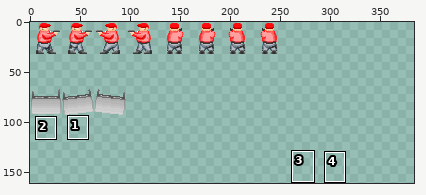
Sprite sheet, stored at data/art/MOB_TILESET.png. Above: a wide view before the commit, with the close-up outlined.
Close-up. As it was:
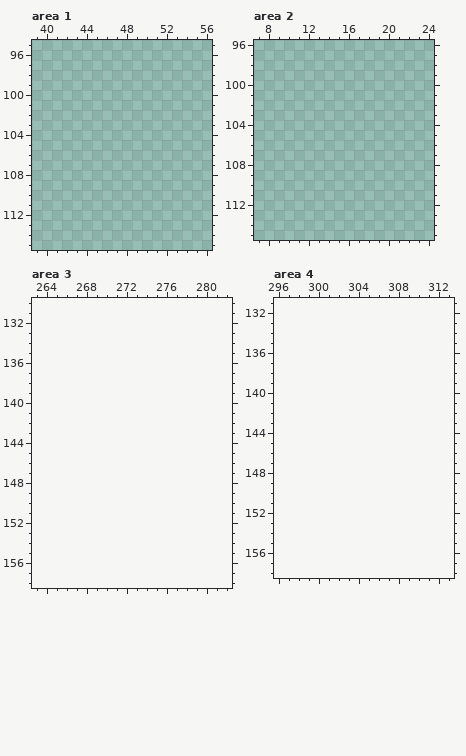
The file is 256x256 pixels. Pixels under 10% opacity are left out. Colours within 5 levels of each other are drawn and written as one. Shown: area 1: x 39..56, y 95..115; area 2: x 7..24, y 96..115; area 3: x 263..282, y 130..158; area 4: x 296..313, y 131..158. The old version is drawn lined up with the new one, on the new canvas. The wide view leaves out empty margins. The commit also changed other parts of the picture, which this record leaves out.
The same view after the edit:
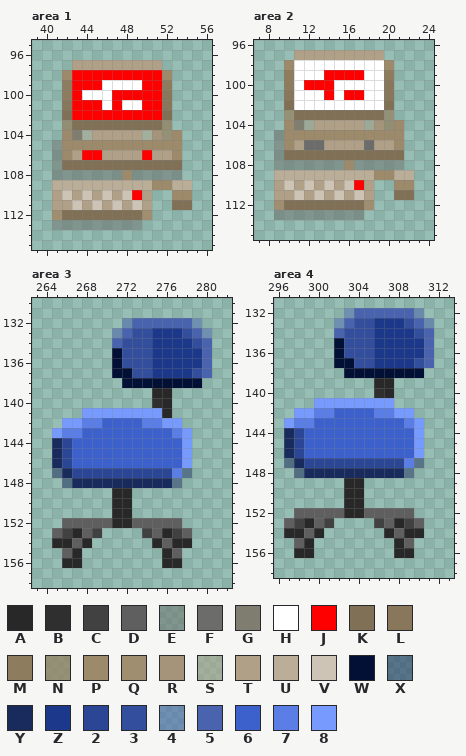
Palette (. is transparent): A #282828  B #2f2f2f  C #414141  D #5f5f5f  E #6c6c6b80  F #6c6c6b  G #7d7568e0  H #ffffff  J #ff0000  K #807056  L #88775b  M #8e7c5f  N #948263c0  P #9c8a6b  Q #a08e71  R #a59479  S #afa08780  T #afa087  U #bbae99  V #cdc4b5  W #021035  X #192b5d80  Y #192b5d  Z #1c388a  2 #2a4695  3 #334e9c  4 #4963af80  5 #4963af  6 #3c61cd  7 #5a7ee6  8 #779aff
What changed:
canvas 256x256 -> 384x256
Changed rows in their new state; - is an unchanged pixel.
Area 1:
first column x 41:
 97 --TTTTTTTTT---
 98 -PJJJJJJJJJP--
 99 -MJJJHHHHJJM--
100 -MJHHHJJJJJL--
101 -LJJJHJHHJJL--
102 -KJJJJJJJJJK--
103 -NKKKKKKKKKN--
104 -PGSTTTTTSRNP-
105 EPPPPPPPPPPPP-
106 EPTJJTTTTJTTP-
107 EKKKKKKKKKKKK-
108 EEEEEEEPEEEEE-
109 UUUUUUUUUUPPUU
110 TVTVTVTVJT--PP
111 TTVTVTVTVT--KK
112 QKKKKKKKKQ----
113 EEEEEEEEE-----
Area 2:
first column x 9:
 97 --TTTTTTTTT---
 98 -PHHHHHHHHHP--
 99 -MHHHJJJJHHM--
100 -MHJJJHHHHHL--
101 -LHHHJHJJHHL--
102 -KHHHHHHHHHK--
103 -NKKKKKKKKKN--
104 -PGSTTTTTSRNP-
105 EPPPPPPPPPPPP-
106 EPTFFTTTTFTTP-
107 EKKKKKKKKKKKK-
108 EEEEEEEPEEEEE-
109 UUUUUUUUUUPPUU
110 TVTVTVTVJT--PP
111 TTVTVTVTVT--KK
112 QKKKKKKKKQ----
113 EEEEEEEEE-----
Area 3:
first column x 265:
132 -------45555554-
133 ------4533ZZZ354
134 ------5333ZZZZ35
135 ------W333ZZZZZ5
136 ------W333ZZZZZ5
137 ------WW33ZZZZ35
138 -------WWWWWWWW-
139 ----------AA----
140 ----------BA----
141 ---88888888A----
142 -887766667788---
143 87766666666678--
144 Y2666666666668--
145 Y2666666666668--
146 Y2666666666668--
147 XY22222222227X--
148 -XYYYYYYYYYYX---
149 ------AA--------
150 ------AA--------
151 ------AA--------
152 -DDDDDAADDDDD---
153 DCADC----CDACD--
154 AADA------ADAA--
155 -DA--------AD---
156 -AA--------AA---
Area 4:
first column x 297:
132 ------45555554-
133 -----4533ZZZ354
134 -----5333ZZZZ35
135 -----W333ZZZZZ5
136 -----W333ZZZZZ5
137 -----WW33ZZZZ35
138 ------WWWWWWWW-
139 ---------AA----
140 ---------BA----
141 ---88888888----
142 -887766667788--
143 87766666666678-
144 Y2666666666668-
145 Y2666666666668-
146 Y2666666666668-
147 XY22222222227X-
148 -XYYYYYYYYYYX--
149 ------AA-------
150 ------AA-------
151 ------AA-------
152 -DDDDDAADDDDD--
153 DCADC----CDACD-
154 AADA------ADAA-
155 -DA--------AD--
156 -AA--------AA--
Where, in picture pixels (left, top, right, bottom), the same in both close-ups:
added: (52, 60, 192, 230)
added: (274, 50, 414, 220)
added: (52, 318, 212, 568)
added: (284, 308, 434, 558)
